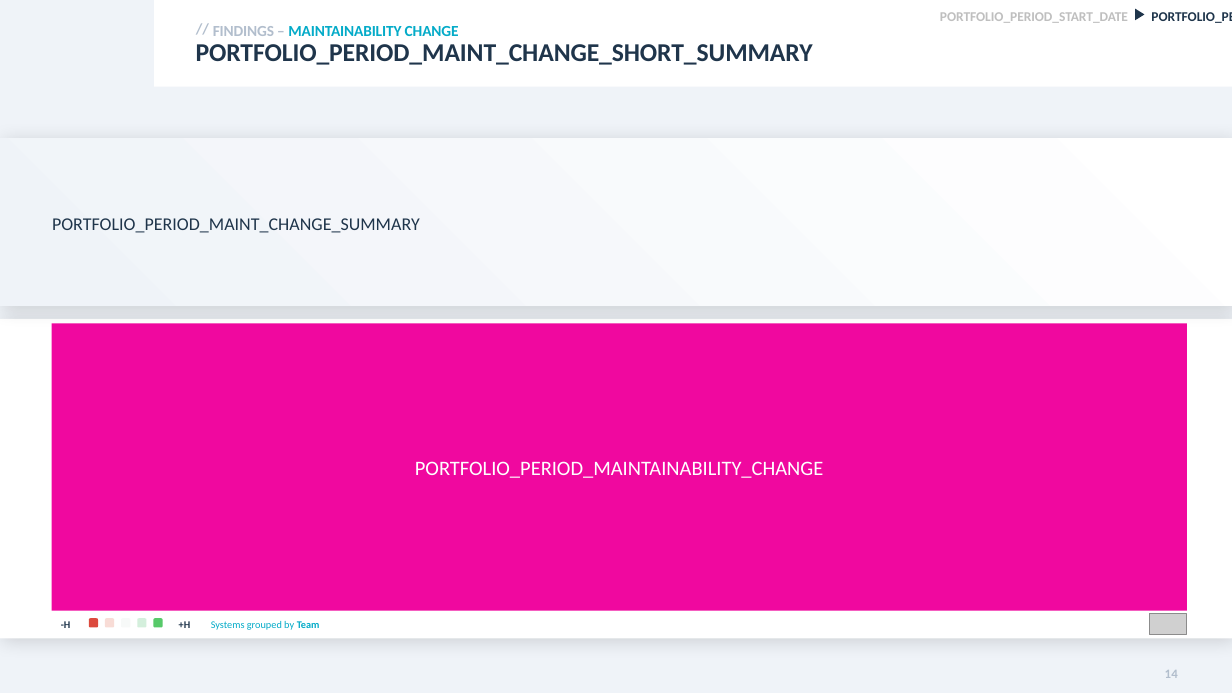
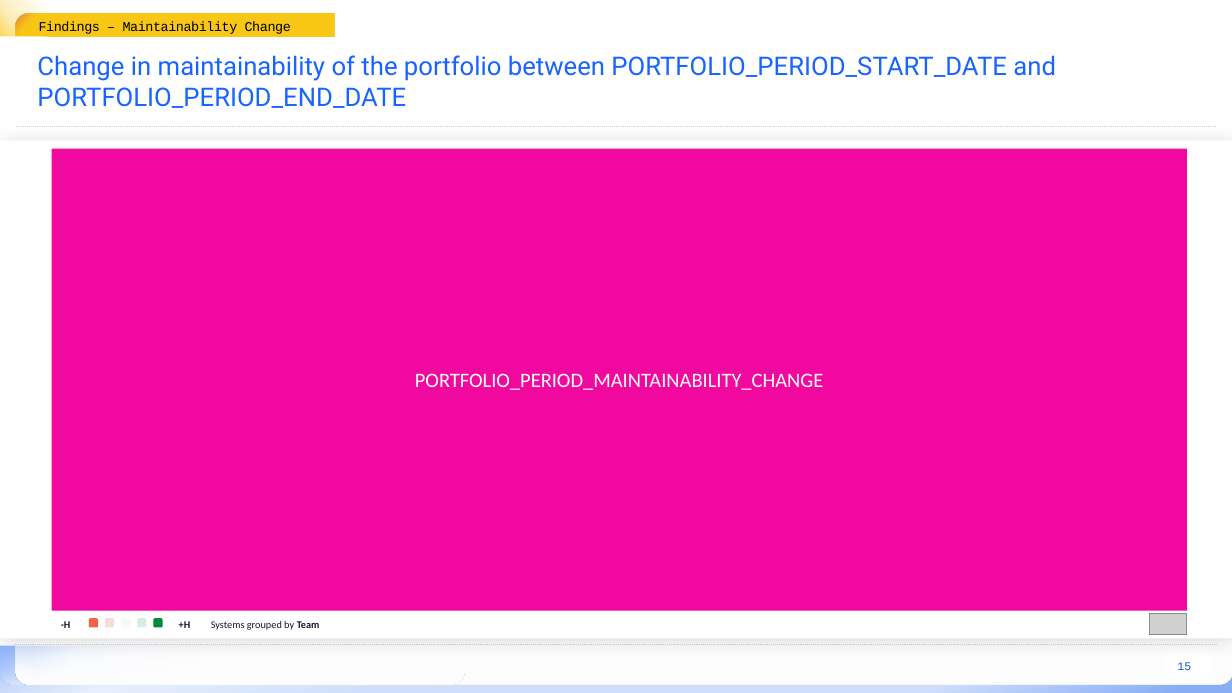
Before and after one commit to mardibiase/sigrid-integrations, a slide deck: slide 15 of report-generator/src/report_generator/presets/templates/portfolio-overview.pptx (slide 14 before the commit). Drawn at 1232x693 pixels with LibreOffice and Linux fonts; fonts in the diff are those of the drawing; grey boxes stand for pictures; background and template pictures are left out. Boxes give left, top, right and bottom in pixels: in the first picture for what was removed or moved away, otherwise in the second. Text is boxed around its words. In the diff, an @@ line names an element or a change of style, - is before the commit and + after.

```diff
--- a/report-generator/src/report_generator/presets/templates/portfolio-overview.pptx
+++ b/report-generator/src/report_generator/presets/templates/portfolio-overview.pptx
@@ rectangle removed at box(0, 0, 1232, 693) @@
@@ rectangle added at box(0, 0, 140, 43), fill gradient #F8C716 @@
@@ rounded rectangle added at box(16, 13, 128, 52), fill gradient #E88C36 to #F8C716 @@
@@ text at box(39, 21, 291, 34): text changed; size 12 to 10.5 pt; font Calibri to Courier New; text colour #04ABC8 to #000000; bold off @@
-FINDINGS – MAINTAINABILITY CHANGE
+Findings – Maintainability Change
@@ text "Findings – Maintainability Change": place and size @@
-text "Findings – Maintainability Change" at box(213, 26, 459, 36)
+text "Findings – Maintainability Change" at box(39, 13, 335, 36)
@@ text "Findings – Maintainability Change" at box(39, 13, 335, 36): vertical alignment top to middle; fill none to gradient #F8C716 to #F9C716 @@
@@ text removed at box(187, 15, 221, 43) @@
-//
@@ text removed at box(940, 12, 1128, 23) @@
-PORTFOLIO_PERIOD_START_DATE
@@ triangle removed at box(1135, 9, 1144, 20) @@
@@ text removed at box(1151, 12, 1232, 23) @@
-PORTFOLIO_PERIOD_END_DATE
@@ rectangle added at box(0, 36, 287, 67), fill #FFFFFF @@
@@ title added at box(37, 55, 1056, 108), 20 pt, text #1864FF @@
+Change in maintainability of the portfolio between PORTFOLIO_PERIOD_START_DATE and PORTFOLIO_PERIOD_END_DATE
@@ title removed at box(196, 44, 813, 65) @@
-PORTFOLIO_PERIOD_MAINT_CHANGE_SHORT_SUMMARY
@@ rectangle: place and size @@
-rectangle at box(0, 319, 1232, 639)
+rectangle at box(0, 140, 1232, 639)
@@ rectangle removed at box(0, 139, 1232, 306) @@
@@ line added from (1216, 127) to (16, 127), #D3D3D3 0.75 pt dashed @@
@@ rectangle "PORTFOLIO_PERIOD_MAINTAINABILITY_CHANGE": place and size @@
-rectangle "PORTFOLIO_PERIOD_MAINTAINABILITY_CHANGE" at box(52, 323, 1188, 611)
+rectangle "PORTFOLIO_PERIOD_MAINTAINABILITY_CHANGE" at box(52, 149, 1188, 611)
@@ text removed at box(52, 218, 420, 233) @@
-PORTFOLIO_PERIOD_MAINT_CHANGE_SUMMARY
@@ rectangle: place and size @@
-rectangle at box(154, 0, 1232, 87)
+rectangle at box(0, 486, 1232, 646)
@@ text "-H" at box(61, 621, 71, 628): text colour #1F354B to #151632 @@
@@ rounded rectangle at box(89, 618, 98, 628): fill #DC4A3D to #F16345 @@
@@ rounded rectangle at box(153, 618, 163, 628): fill #57C969 to #008A38 @@
@@ text "+H" at box(179, 621, 191, 628): text colour #1F354B to #151632 @@
@@ text "Systems grouped by Team" at box(211, 621, 320, 630): text colour #04ABC8 to #151632 @@
@@ rectangle added at box(0, 640, 1232, 693), fill gradient #B8CEF9 to #E7EFFD to #CFDEFB to #88ADF5 @@
@@ rounded rectangle added at box(0, 631, 1232, 685), fill gradient #74A2FF to #E7EFFD to #FFFFFF @@
@@ line added from (15, 645) to (1218, 645), #D3D3D3 0.75 pt dashed @@
@@ rounded rectangle added at box(16, 632, 448, 685), fill gradient #FFFFFF @@
@@ rounded rectangle added at box(16, 632, 377, 685), fill gradient #FFFFFF @@
@@ rounded rectangle added at box(32, 632, 465, 685), fill gradient #FFFFFF @@
@@ rectangle added at box(1166, 650, 1212, 677), fill #FFFFFF @@
@@ page number removed at box(1165, 670, 1178, 678) @@
-14
@@ page number added at box(1177, 662, 1191, 670), 9 pt, text #0B54E6 @@
+15
```
Also in this commit, not shown: 19 other slides changed, 3 slides added, 2 slides removed, 5 other files.
